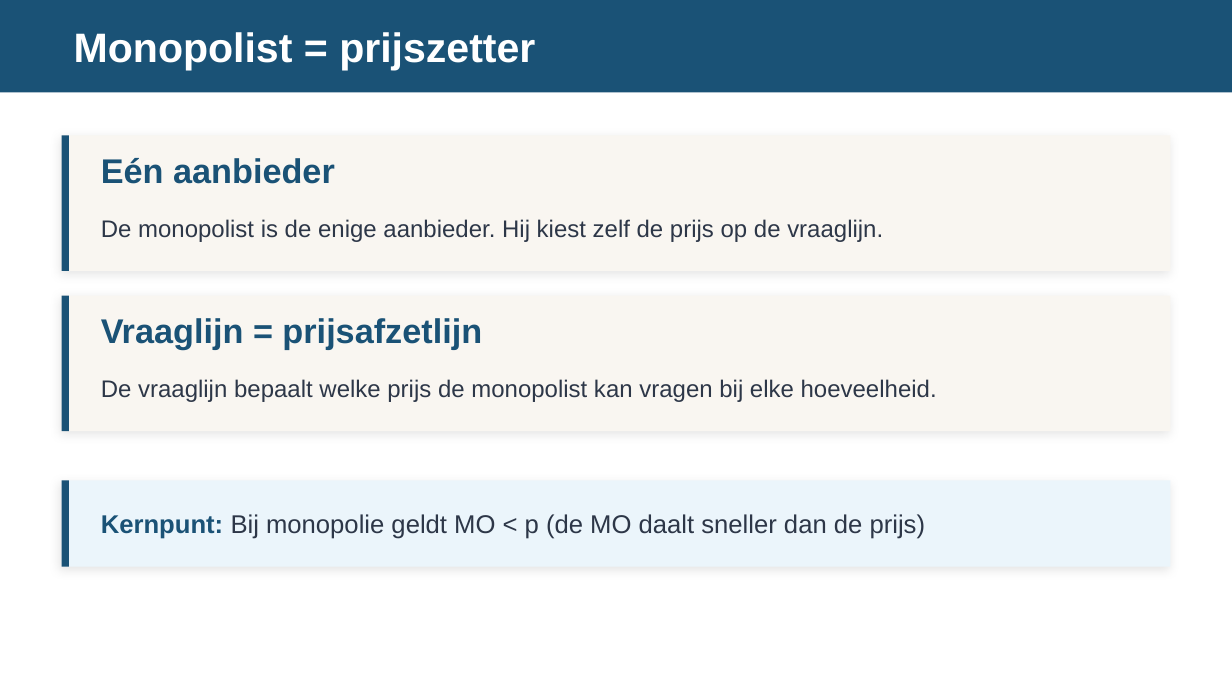
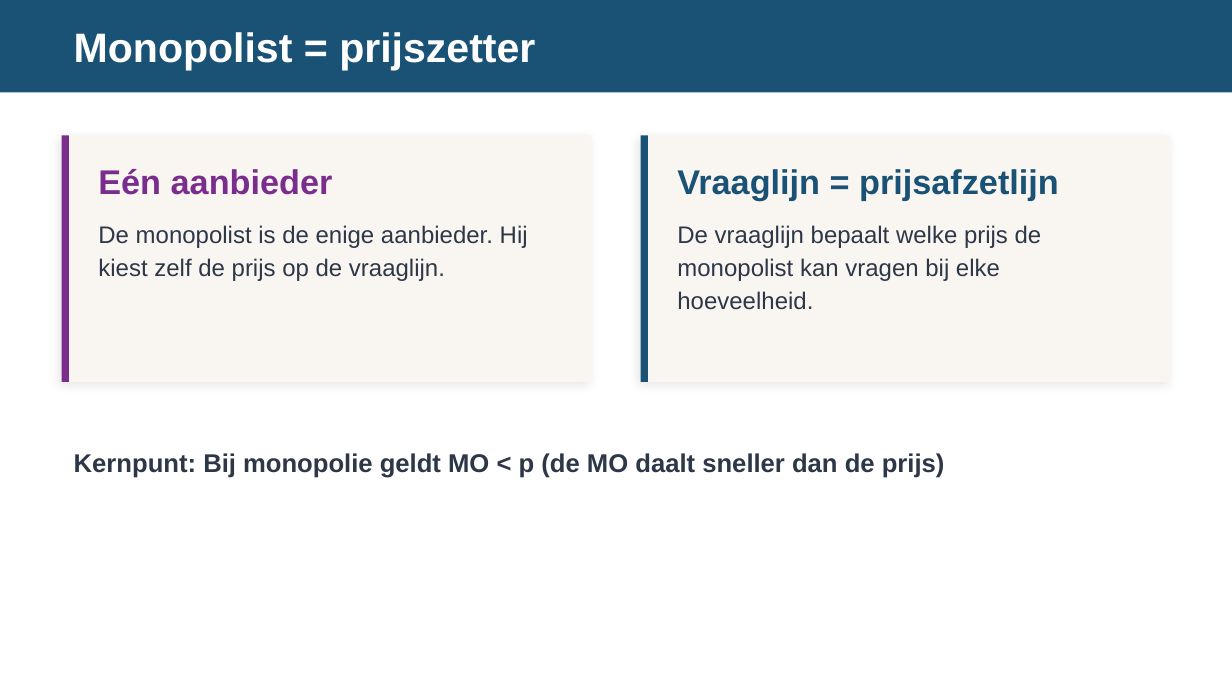
Before and after one commit to meijer1973/economie-vwo4-m3, a slide deck: slide 3 of 3.2 Hoofdstuk 2 - Marktvormen en hun marktevenwicht/3.2.3 Paragraaf 3 - Monopolie/2. Leren/3.2.3 Monopolie – presentatie.pptx. Drawn at 1232x693 pixels with LibreOffice and Linux fonts; fonts in the diff are those of the drawing. Boxes give left, top, right and bottom in pixels: in the first picture for what was removed or moved away, otherwise in the second. Text is boxed around its words. In the diff, an @@ line names an element or a change of style, - is before the commit and + after.

```diff
--- a/3.2 Hoofdstuk 2 - Marktvormen en hun marktevenwicht/3.2.3 Paragraaf 3 - Monopolie/2. Leren/3.2.3 Monopolie – presentatie.pptx
+++ b/3.2 Hoofdstuk 2 - Marktvormen en hun marktevenwicht/3.2.3 Paragraaf 3 - Monopolie/2. Leren/3.2.3 Monopolie – presentatie.pptx
@@ rectangle: place and size @@
-rectangle at box(62, 136, 1170, 271)
+rectangle at box(62, 136, 591, 382)
@@ rectangle at box(62, 136, 591, 382): proportions changed @@
@@ rectangle: place and size @@
-rectangle at box(62, 136, 69, 271)
+rectangle at box(62, 136, 69, 382)
@@ rectangle at box(62, 136, 69, 382): fill #1A5276 to #7B2D8E @@
@@ rectangle at box(641, 136, 1170, 382): proportions changed @@
@@ rectangle: place and size @@
-rectangle at box(62, 296, 1170, 431)
+rectangle at box(641, 136, 1170, 382)
@@ rectangle: place and size @@
-rectangle at box(62, 296, 69, 431)
+rectangle at box(641, 136, 648, 382)
@@ text "Eén aanbieder": place and size @@
-text "Eén aanbieder" at box(101, 158, 335, 184)
+text "Eén aanbieder" at box(98, 169, 333, 195)
@@ text "Eén aanbieder" at box(98, 169, 333, 195): text colour #1A5276 to #7B2D8E; vertical alignment middle to top @@
@@ text "Vraaglijn = prijsafzetlijn": place and size @@
-text "Vraaglijn = prijsafzetlijn" at box(101, 318, 482, 350)
+text "Vraaglijn = prijsafzetlijn" at box(677, 169, 1059, 200)
@@ text "Vraaglijn = prijsafzetlijn" at box(677, 169, 1059, 200): vertical alignment middle to top @@
@@ text "De monopolist is de enige ..." at box(98, 225, 528, 281): line spacing 1 to 1.15; vertical alignment middle to top @@
@@ text "De vraaglijn bepaalt welke prijs ..." at box(677, 225, 1042, 310): line spacing 1 to 1.15; vertical alignment middle to top @@
@@ text "De vraaglijn bepaalt welke prijs ...": place and size @@
-text "De vraaglijn bepaalt welke prijs ..." at box(101, 379, 937, 402)
+text "De vraaglijn bepaalt welke prijs ..." at box(677, 225, 1042, 310)
@@ text "Kernpunt: Bij monopolie geldt MO ...": place and size @@
-text "Kernpunt: Bij monopolie geldt MO ..." at box(101, 514, 926, 539)
+text "Kernpunt: Bij monopolie geldt MO ..." at box(74, 453, 945, 478)
@@ text "Kernpunt: Bij monopolie geldt MO ..." at box(74, 453, 945, 478): text colour #1A5276 to #2D3748 in "Kernpunt:"; bold on in "Bij monopolie geldt MO < p (de ..." @@
@@ rectangle removed at box(62, 480, 1170, 567) @@
@@ rectangle removed at box(62, 480, 69, 567) @@
```
Also in this commit, not shown: 6 other slides changed, 2 slides added, 6 other files.
